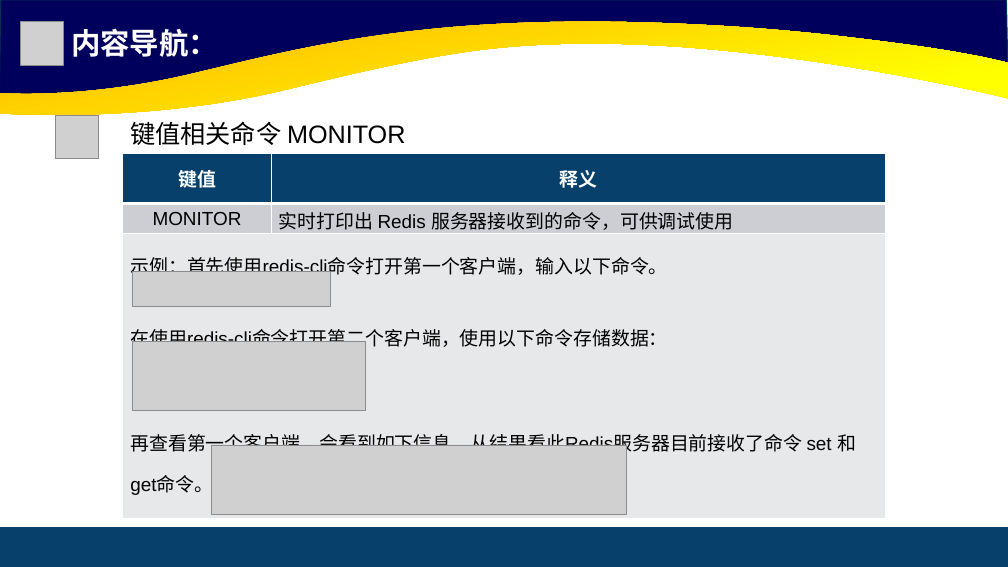
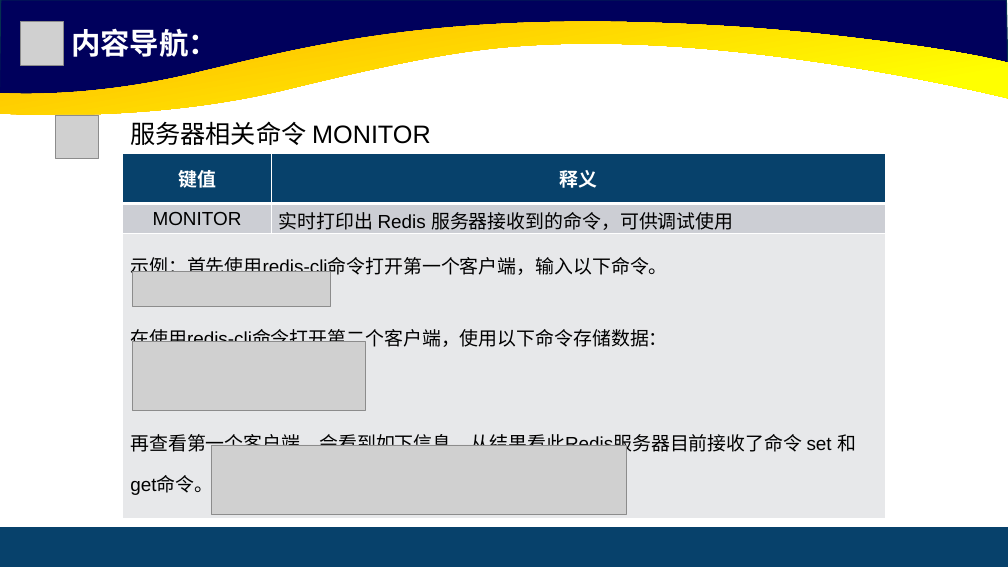
Before and after one commit to cxinping/Redis, a slide deck: slide 30 of ppt/第3章 Redis常用命令.pptx. Drawn at 1008x567 pixels with LibreOffice and Linux fonts; fonts in the diff are those of the drawing; grey boxes stand for pictures. Boxes give left, top, right and bottom in pixels: in the first picture for what was removed or moved away, otherwise in the second. Text is boxed around its words. In the diff, an @@ line names an element or a change of style, - is before the commit and + after.

```diff
--- a/ppt/第3章 Redis常用命令.pptx
+++ b/ppt/第3章 Redis常用命令.pptx
@@ text at (x1=130, y1=121, x2=431, y2=145): text changed @@
-键值相关命令 MONITOR
+服务器相关命令 MONITOR
```
Also in this commit, not shown: 10 other slides changed.
